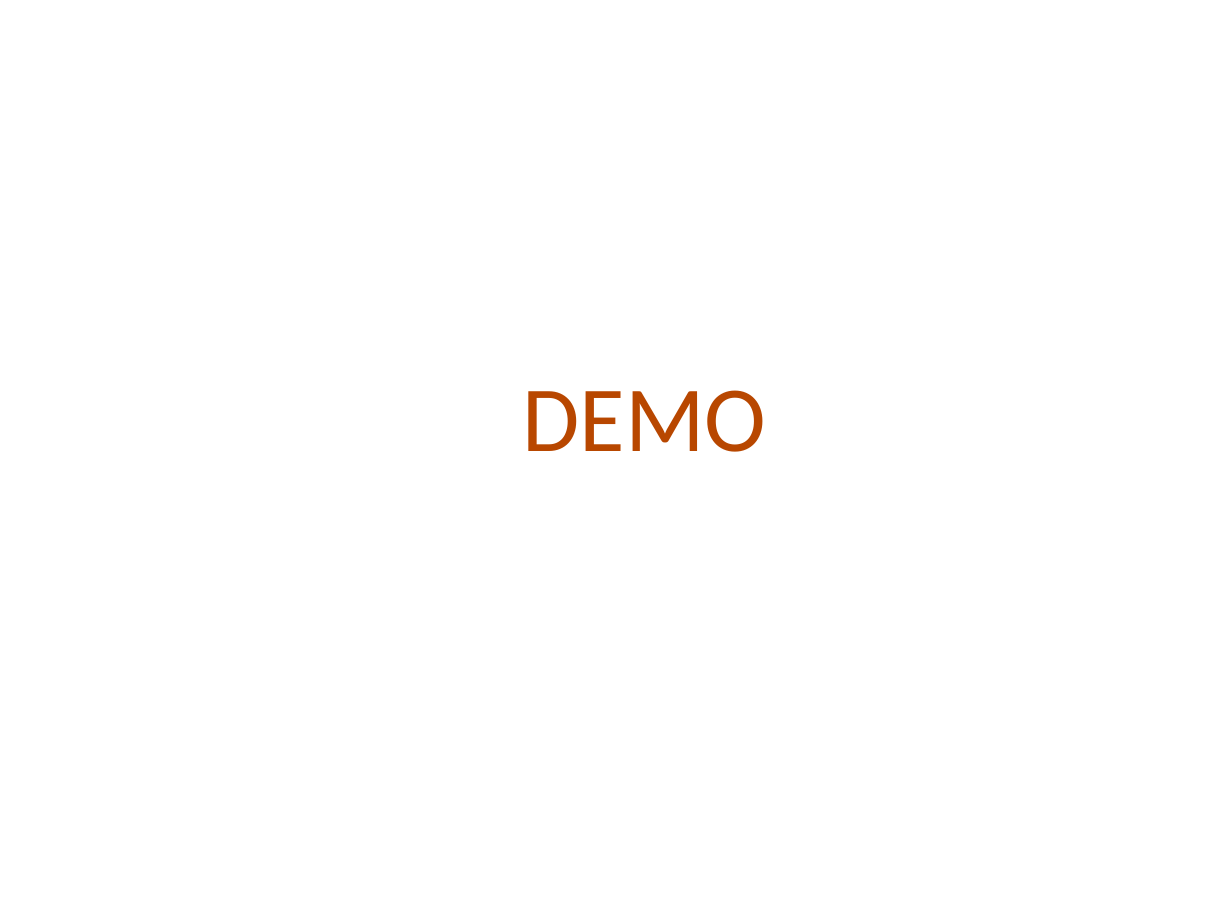
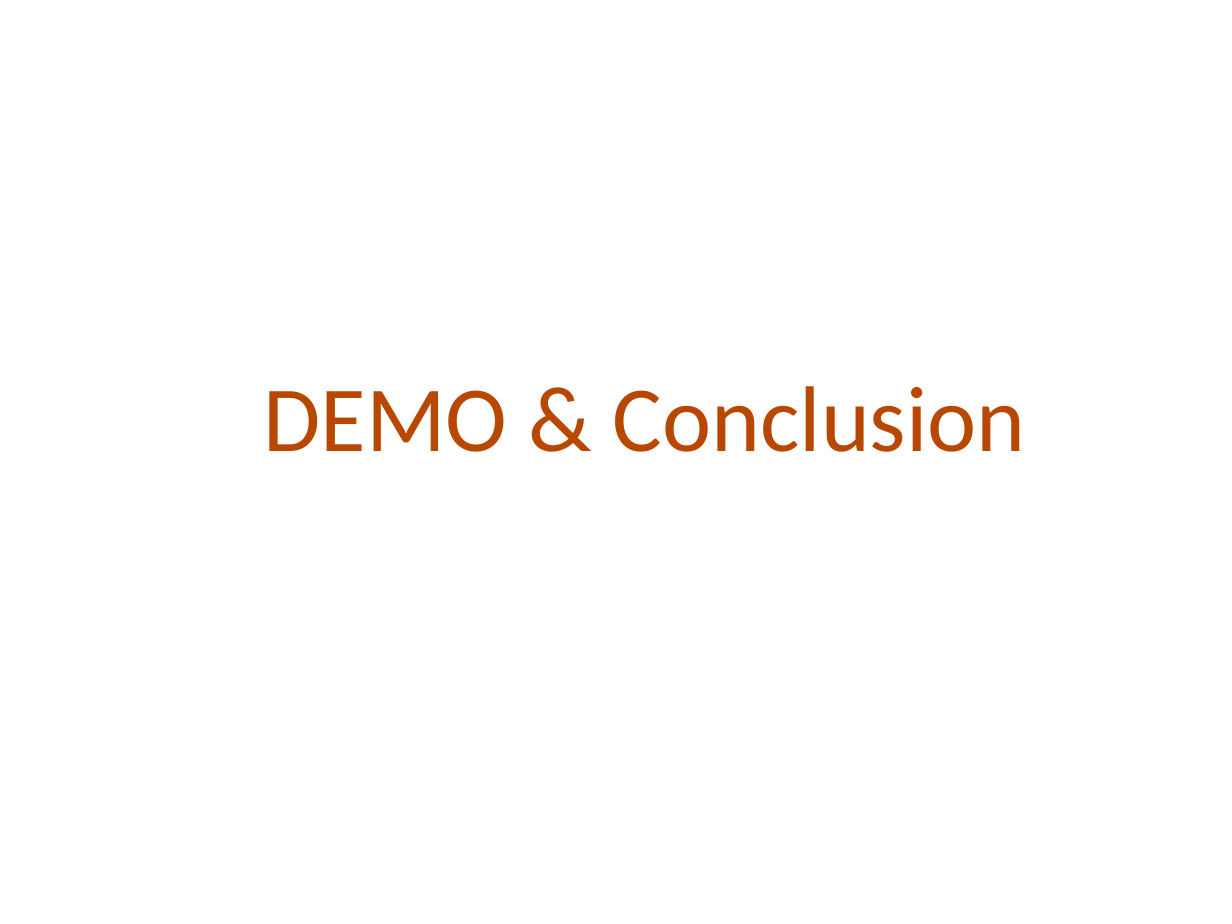
Before and after one commit to cmoulliard/apachecon-2012, a slide deck: slide 48 of karaf-ee-apachecon_eu_2012.odp (slide 41 before the commit). Drawn at 1232x924 pixels with LibreOffice and Linux fonts; fonts in the diff are those of the drawing; background and template pictures are left out. Boxes give left, top, right and bottom in pixels: in the first picture for what was removed or moved away, otherwise in the second. Text is boxed around its words. In the diff, an @@ line names an element or a change of style, - is before the commit and + after.

```diff
--- a/karaf-ee-apachecon_eu_2012.odp
+++ b/karaf-ee-apachecon_eu_2012.odp
@@ title at <box>263,386,1026,452</box>: text changed @@
-DEMO
+DEMO & Conclusion
```
Also in this commit, not shown: 10 other slides changed, 9 slides added, 3 slides removed, 5 other files.
